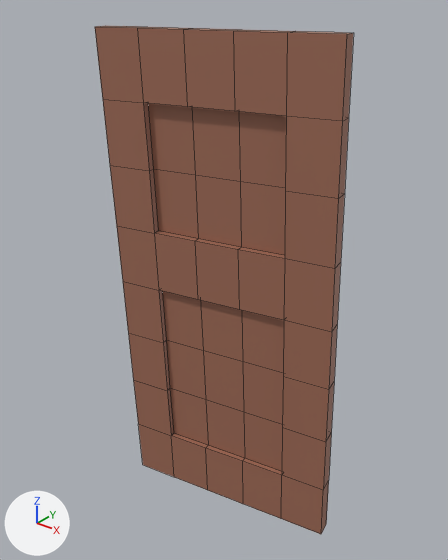
The FBX model examples/assets/Models/Museum/Building_Door_B.fbx, before and after one commit.
Camera for both pictures: a 50 mm lens placed at (-31.0, -4.33, 12.88), pointed at (-38.34, 4.85, 7.19). Arrows for +X, +Y and +Z are at lower left; the lights stay in place. The older version comes first. Mesh edges are drawn as thin lines.

Objects in the first picture: 'Building Door B'.
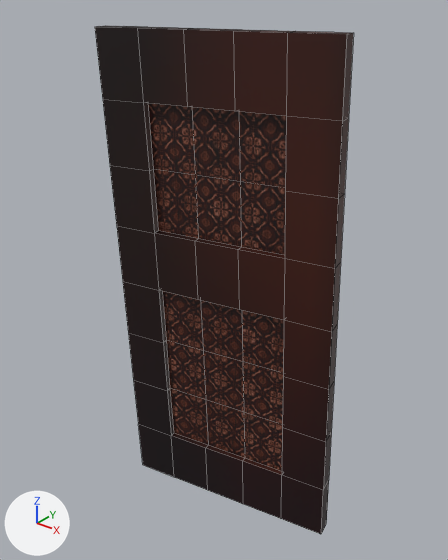
Location of each change, [x1, y1, x2, y2] in pixels of the pictures (448 x 560 px):
'Building Door B', surface changed (darker): [95, 26, 353, 534] in both

What the commit changed:
Picture 'Wood_Albedo.png' (img_wood_albedo_png) is new.
In material 'Wood' (mat_wood), base_color is no longer (0.349, 0.149, 0.0956), brown #9f6c57.
In material 'Wood' (mat_wood), texture is now set to img_wood_albedo_png.
me_cube_001 has 152 vertices, 150 faces and spans x -40.87..-35.63, y 4.03..5.3, z 1.43..12.11.
me_cube_001 is used by ob_building_door_b; location (0.0, 0.0, 0.0).
me_cube_001 part 1: texture (UV) coordinates of 150 of 150 faces, centred in x -40.82..-35.67, y 4.12..5.21, z 1.45..12.11, changed; they spanned u 0.0..1.0, v 0.0..1.0 and now span u 0.35..0.65, v 0.12..0.87.
